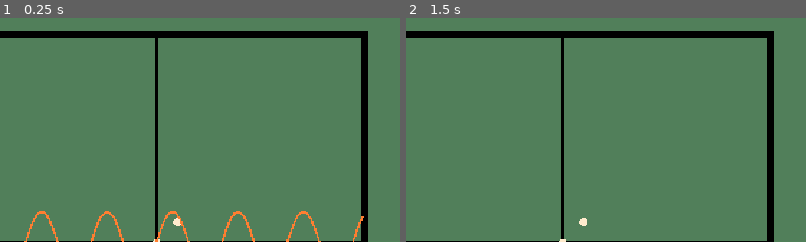
Above: before the commit, frames 1-2 (left to right).
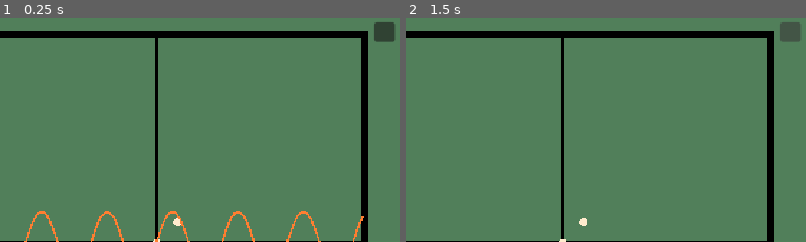
Above: after the commit, the same moments.

Repository: davidchmura75-web/jam_o_lantern
Game: Godot game, scene res://scenes/test_level.tscn
Two runs of this game, one before a commit and one after it. Both use one fixed random seed, a clock stepped at 60 frames per second and the inputs below.
Inputs (mouse positions are % of the whole screen's width and height, from its top left):
- Up to frame 1 (0.25 s): no input
- Up to frame 2 (1.5 s): click "Draw!" at 0.5 s; click (98, 3) at 1.27 s
The pictures show only the part of the screen within x 50-100%, y 0-50%; the shares and areas given below are measured in that part.

The runs differ from the first frame. In frame 1, 0.4% of the frame differs, in the area x 93-99%, y 1-11%; in frame 2, 0.4%.

Commit message:
evil points, started main menu, more levels, structure overhaul for a lot of the point systems

Diff:
--- /dev/null
+++ b/scenes/Menu.tscn
@@ -0,0 +1,43 @@
+[gd_scene format=3 uid="uid://be6gtfjme3bbx"]
+
+[node name="Control" type="Control" unique_id=264328203]
+layout_mode = 3
+anchors_preset = 15
+anchor_right = 1.0
+anchor_bottom = 1.0
+grow_horizontal = 2
+grow_vertical = 2
+
+[node name="ColorRect" type="ColorRect" parent="." unique_id=803027498]
+layout_mode = 0
+offset_right = 1166.0
+offset_bottom = 659.0
+
+[node name="CenterContainer" type="CenterContainer" parent="." unique_id=1019579044]
+layout_mode = 0
+offset_top = 2.0
+offset_right = 1152.0
+offset_bottom = 645.0
+
+[node name="VBoxContainer" type="VBoxContainer" parent="CenterContainer" unique_id=2056837882]
+layout_mode = 2
+
+[node name="Play" type="Button" parent="CenterContainer/VBoxContainer" unique_id=1987029984]
+layout_mode = 2
+text = "Play"
+
+[node name="Settings" type="Button" parent="CenterContainer/VBoxContainer" unique_id=194025968]
+layout_mode = 2
+text = "Settings"
+
+[node name="Daily" type="Button" parent="CenterContainer/VBoxContainer" unique_id=1810140028]
+layout_mode = 2
+text = "Daily"
+
+[node name="Editor" type="Button" parent="CenterContainer/VBoxContainer" unique_id=764085982]
+layout_mode = 2
+text = "Editor"
+
+[node name="Quit" type="Button" parent="CenterContainer/VBoxContainer" unique_id=1497745422]
+layout_mode = 2
+text = "Quit"
--- a/scenes/points_control.gd
+++ b/scenes/points_control.gd
@@ -2,7 +2,38 @@
 
 @onready var line_2d: Line2D = $"../Line2D"
 
-var targets = load_point_rows("res://scripts/levels.txt")
+
+
+
+func load_levels(path: String):
+	points = []
+	evil_points = []
+	var file = FileAccess.open(path, FileAccess.READ)
+	if file == null:
+		push_error("Couldn't open %s: %s" % [path, error_string(FileAccess.get_open_error())])
+		return
+	var number = "([-+]?\\d*\\.?\\d+)"
+	var regex = RegEx.new()
+	regex.compile("\\(\\s*" + number + "\\s*,\\s*" + number + "\\s*(?:,\\s*" + number + "\\s*)?\\)")
+	while not file.eof_reached():
+		var line = file.get_line().strip_edges()
+		if line.is_empty():
+			continue
+		var level_points: Array[Vector2] = []
+		var level_evil_points = []
+		for m in regex.search_all(line):
+			var pos = Vector2(m.get_string(1).to_float(), m.get_string(2).to_float())
+			if m.get_string(3).is_empty():
+				level_points.append(pos)
+			else:
+				level_evil_points.append([pos, m.get_string(3).to_float()])
+		points.append(level_points)
+		evil_points.append(level_evil_points)
+
+
+var points = []
+var evil_points = []
+
 
 @onready var confetti: GPUParticles2D = $"../PointsControl/Confetti"
 @onready var confetti2: GPUParticles2D = $"../PointsControl/Confetti2"
@@ -12,7 +43,8 @@
 var level = 0
 # Called when the node enters the scene tree for the first time.
 func _ready() -> void:
-	pass # Replace with function body.
+	load_levels("res://scripts/levels.txt")
+	import_evil_points()
 
 
 # Called every frame. 'delta' is the elapsed time since the previous frame.
@@ -21,22 +53,28 @@
 
 func _draw():
 	var radius = 4
-	for point in targets[level]:
+	for point in points[level]:
 		draw_circle(Vector2(point.x*10, -1 * point.y*10), radius, Color8(255, 235, 205))
 
 func points_hit(result: bool):
 	if result:
 		spawn_confetti()
 		# await get_tree().create_timer(3).timeout
-		line_2d.clear_points()
+		line_2d.clear_segments()
 		level += 1
-		if level == len(targets):
+		if level == len(points):
 			level = 0
+		import_evil_points()
 		queue_redraw()
 
 func get_targets():
-	return targets[level]
+	return points[level]
 
+func get_evil_points():
+	return evil_points[level]
+
+func import_evil_points():
+	line_2d.set_level_evil_points(get_evil_points())
 
 func spawn_confetti() -> void:
 	confetti.restart()
@@ -45,29 +83,3 @@
 	confetti2.emitting = true
 	confetti3.restart()
 	confetti3.emitting = true
-
-# Reads a file where each line is points like (0,1),(1,2),(4,16)
-# Returns one Array[Vector2] per line, blank lines are skipped
-func load_point_rows(path: String) -> Array:
-	var rows = []
-	var file = FileAccess.open(path, FileAccess.READ)
-	if file == null:
-		push_error("Couldn't open %s: %s" % [path, error_string(FileAccess.get_open_error())])
-		return rows
-	# Matches one (x,y) pair, allows spaces, negatives and decimals like ( -1.5, .5 )
-	var regex = RegEx.new()
-	regex.compile("\\(\\s*([-+]?\\d*\\.?\\d+)\\s*,\\s*([-+]?\\d*\\.?\\d+)\\s*\\)")
-	var line_number = 0
-	while not file.eof_reached():
-		var line = file.get_line().strip_edges()
-		line_number += 1
-		if line.is_empty():
-			continue
-		var row: Array[Vector2] = []
-		for m in regex.search_all(line):
-			row.append(Vector2(m.get_string(1).to_float(), m.get_string(2).to_float()))
-		if row.is_empty():
-			push_warning("Line %d of %s has no (x,y) points, skipping it" % [line_number, path])
-			continue
-		rows.append(row)
-	return rows
--- a/scenes/test_level.tscn
+++ b/scenes/test_level.tscn
@@ -421,6 +421,13 @@
 offset_bottom = 208.0
 text = "Clear!"
 
+[node name="Button" type="Button" parent="CanvasLayer/Control" unique_id=1063697781]
+layout_mode = 0
+offset_left = 209.0
+offset_top = -212.0
+offset_right = 229.0
+offset_bottom = -193.0
+
 [node name="Camera2D" type="Camera2D" parent="." unique_id=1092544834]
 position = Vector2(-150, 0)
 zoom = Vector2(1.5, 1.5)
--- a/scripts/control.gd
+++ b/scripts/control.gd
@@ -37,6 +37,7 @@
 var current_function = functions.NONE
 
 var points = []
+var drawing_in_progress = false
 # Called when the node enters the scene tree for the first time.
 func _ready() -> void:
 	pass # Replace with function body.
@@ -129,21 +130,26 @@
 	current_function = functions.QUADRATIC
 
 func _on_draw_button_pressed() -> void:
+	if drawing_in_progress:
+		return
+	drawing_in_progress = true
+	var level_points = points
 	match current_function:
 		functions.NONE:
-			line_2d.clear_points()
+			line_2d.clear_segments()
 		functions.LINEAR:
-			await points_control.points_hit(await line_2d.draw_linear(linear_slope.value, linear_intercept.value, points))
+			await points_control.points_hit(await line_2d.draw_linear(linear_slope.value, linear_intercept.value, level_points))
 		functions.QUADRATIC:
-			await points_control.points_hit(await line_2d.draw_quadratic(quad_a.value, quad_b.value, quad_c.value, points))
+			await points_control.points_hit(await line_2d.draw_quadratic(quad_a.value, quad_b.value, quad_c.value, level_points))
 		functions.EXPONENTIAL:
-			await points_control.points_hit(await line_2d.draw_exponential(exponent_a.value, exponent_b.value, exponent_h.value, exponent_k.value, points))
+			await points_control.points_hit(await line_2d.draw_exponential(exponent_a.value, exponent_b.value, exponent_h.value, exponent_k.value, level_points))
 		functions.SINE:
-			await points_control.points_hit(await line_2d.draw_sine(sine_a.value, sine_b.value, sine_c.value, sine_d.value, points))
+			await points_control.points_hit(await line_2d.draw_sine(sine_a.value, sine_b.value, sine_c.value, sine_d.value, level_points))
 		functions.LOGARITHM:
 			await line_2d.draw_general()
 		_:
-			line_2d.clear_points()
+			line_2d.clear_segments()
+	drawing_in_progress = false
 
 func _on_clear_button_pressed() -> void:
 	line_2d.clear_button_points()
--- a/scripts/line_2d.gd
+++ b/scripts/line_2d.gd
@@ -2,16 +2,40 @@
 
 const HEIGHT = 200
 const WIDTH = 200
-const TOLERANCE = 0.75
+const TOLERANCE = 0.5
+# Multiplier for x, for example 0.1 reduces it from -200 to 200, to -20, 20
+const X_SCALE = 0.1
+# Y Scaling, times 10 makes it 20 tall
+# Keep 1 / X_SCALE equal to Y_SCALE or the evil points stop matching the graph's units in both directions
+const Y_SCALE = 10
+
+signal evil_point_hit(index)
+
+@export var evil_color: Color = Color(0.9, 0.1, 0.1):
+	set(value):
+		evil_color = value
+		_redraw_evil_points()
+@export var evil_points: Array = []:
+	set(value):
+		evil_points = value
+		_redraw_evil_points()
+
 var drawing = false
 # Goes up by one every draw, lets an old animated draw notice a newer one started and stop
 var draw_id = 0
 # Extra Line2D children, one for each piece of the graph after the first
 # A single Line2D always connects every point, so a new line is needed each time the graph re-enters the screen
 var extra_segments = []
+# Separate node the evil points are drawn on, z_index puts it above every line segment
+var evil_layer: Node2D
 
 # Called when the node enters the scene tree for the first time.
 func _ready() -> void:
+	evil_layer = Node2D.new()
+	evil_layer.z_index = 1
+	add_child(evil_layer)
+	evil_layer.draw.connect(_draw_evil_points)
+	_redraw_evil_points()
 	draw_general()
 	#print(self.points)
 
@@ -19,6 +43,83 @@
 func _process(delta: float) -> void:
 	pass
 
+
+# Turns graph units into the pixel position used by add_point
+# IMPORTANT - Godot flips y axis so always flip y in the point generation
+func graph_to_pixel(v: Vector2) -> Vector2:
+	return Vector2(v.x / X_SCALE, -1 * v.y * Y_SCALE)
+
+
+# ---------- Evil points ----------
+
+func add_evil_point(pos: Vector2, radius: float):
+	evil_points.append([pos, max(radius, 0.0)])
+	_redraw_evil_points()
+
+
+func move_evil_point(index: int, pos: Vector2):
+	evil_points[index][0] = pos
+	_redraw_evil_points()
+
+
+func set_evil_point_radius(index: int, radius: float):
+	evil_points[index][1] = max(radius, 0.0)
+	_redraw_evil_points()
+
+
+func remove_evil_point(index: int):
+	evil_points.remove_at(index)
+	_redraw_evil_points()
+
+
+func clear_evil_points():
+	evil_points = []
+
+
+func set_level_evil_points(level_evil_points):
+	evil_points = level_evil_points.duplicate(true)
+
+
+
+func _is_evil_point(entry) -> bool:
+	return entry is Array and entry.size() >= 2
+
+
+func _redraw_evil_points():
+	if evil_layer != null:
+		evil_layer.queue_redraw()
+
+
+func _draw_evil_points():
+	for entry in evil_points:
+		if not _is_evil_point(entry):
+			continue
+		var center = graph_to_pixel(entry[0])
+		var pixel_radius = float(entry[1]) * Y_SCALE
+		evil_layer.draw_circle(center, pixel_radius, evil_color)
+
+
+func get_hit_evil_points(samples) -> Array:
+	var hit = []
+	for index in evil_points.size():
+		var entry = evil_points[index]
+		if not _is_evil_point(entry):
+			continue
+		var center: Vector2 = entry[0]
+		var radius = float(entry[1])
+		for i in range(1, samples.size()):
+			var a = samples[i - 1]
+			var b = samples[i]
+			if not is_finite(a.y) or not is_finite(b.y):
+				continue
+			var closest = Geometry2D.get_closest_point_to_segment(center, a, b)
+			if closest.distance_to(center) < radius:
+				hit.append(index)
+				break
+	return hit
+
+
+# ---------- Graph drawing ----------
 
 # Clears this line and frees any extra segments from the last drawing
 func clear_segments():
@@ -45,17 +146,31 @@
 
 
 # Shared drawing for every function type, f takes an x value and returns a y value
-# Returns whether the function goes through all of the given points
+# Returns whether the function goes through all of the given points without touching an evil point
 func plot(f: Callable, points, animate := true) -> bool:
 	drawing = true
 	draw_id += 1
 	var my_id = draw_id
+	# Range is pixels that you want to draw
+	# Sample the whole function first so the evil point check is done before anything is drawn
+	var samples = []
+	for x in range(-WIDTH, WIDTH):
+		var x_val = x * X_SCALE
+		# this implementation works on y functions and parametric - {x(t), y(t)}
+		# parametric too op though have to ban it
+
+		# this could be any function, challenge is reading user input
+		# Templates could be additive, like adding trig to linear is interesting
+		samples.append(Vector2(x_val, f.call(x_val)))
 	var valid = true
 	for point in points:
 		var y_val = f.call(point.x)
 		# NaN fails every comparison, so check it directly or an undefined function would count as valid
 		if not is_finite(y_val) or abs(y_val - point.y) > TOLERANCE:
 			valid = false
+	var hit_evil_points = get_hit_evil_points(samples)
+	if not hit_evil_points.is_empty():
+		valid = false
 	clear_segments()
 	# The line currently being added to, starts as this line and swaps to a new segment on each re-entry
 	var segment: Line2D = self
@@ -63,31 +178,22 @@
 	var last_point_oob = true
 	# Y value of the previous step, used to know which edge the graph is coming back in from
 	var last_y_val = NAN
-	var x_scale = 0.1
-	var y_scale = 10
-	# Range is pixels that you want to draw
-	for x in range(-WIDTH, WIDTH):
+	for i in samples.size():
 		if animate and valid:
 			await get_tree().create_timer(0.005).timeout
 			# A newer draw started while this one was waiting, stop so they don't draw on top of each other
 			if my_id != draw_id:
 				return valid
-		var x_val = x * x_scale # Multiplier for x, for example 0.1 reduces it from -200 to 200, to -20, 20
-		# this implementation works on y functions and parametric - {x(t), y(t)}
-		# parametric too op though have to ban it
-
-		# this could be any function, challenge is reading user input
-		# Templates could be additive, like adding trig to linear is interesting
-		var y_val = f.call(x_val)
-		# Y Scaling, times 10 makes it 20 tall
+		var x = i - WIDTH
+		var y_val = samples[i].y
 		# IMPORTANT - Godot flips y axis so always flip y in the point generation
-		var rel_point = Vector2(x, -1 * (y_val * y_scale))
+		var rel_point = Vector2(x, -1 * (y_val * Y_SCALE))
 		var global_point = rel_point
 
 		if is_nan(y_val):
 			# Undefined here (like a negative base to a fractional power), leave a gap with no edge point
 			last_point_oob = true
-		elif y_val * y_scale < HEIGHT and y_val * y_scale > -HEIGHT:
+		elif y_val * Y_SCALE < HEIGHT and y_val * Y_SCALE > -HEIGHT:
 			if last_point_oob:
 				# Coming back on screen, start a new segment so it doesn't connect to where it left
 				if segment_started:
@@ -107,6 +213,8 @@
 			last_point_oob = true
 		last_y_val = y_val
 	drawing = false
+	for index in hit_evil_points:
+		evil_point_hit.emit(index)
 	return valid
 
 
@@ -130,8 +238,6 @@
 	# Standard form ax^2 + bx + c
 	return await plot(func(x_val): return a * x_val * x_val + b * x_val + c, points)
 
-func draw_sine(a, b, c, d, points):
-	return await plot(func(x_val): return a * sin(b * x_val + c) + d, points)
 
 func clear_button_points():
 	if not drawing:
Not shown, changed: scripts/levels.txt
